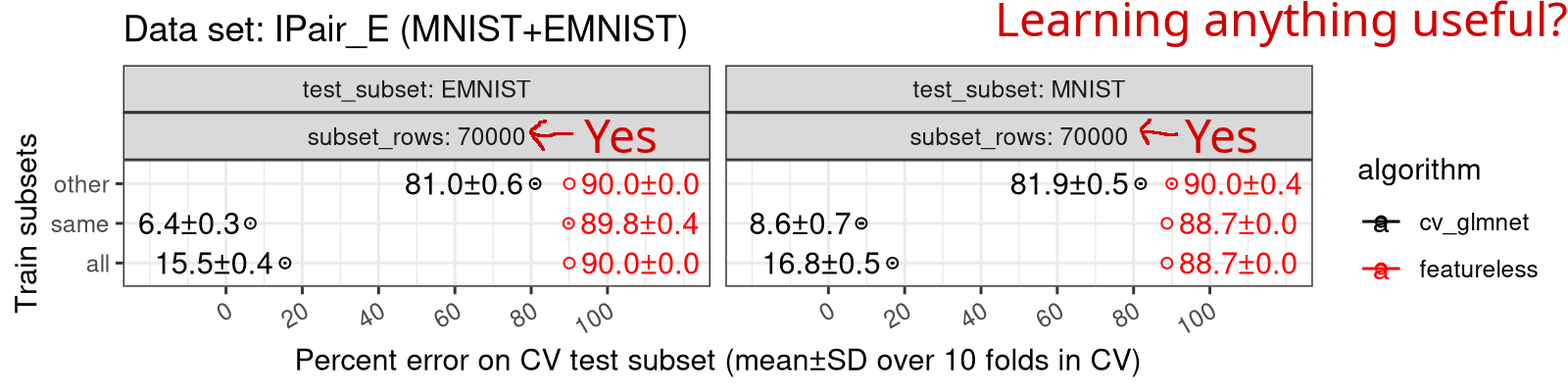
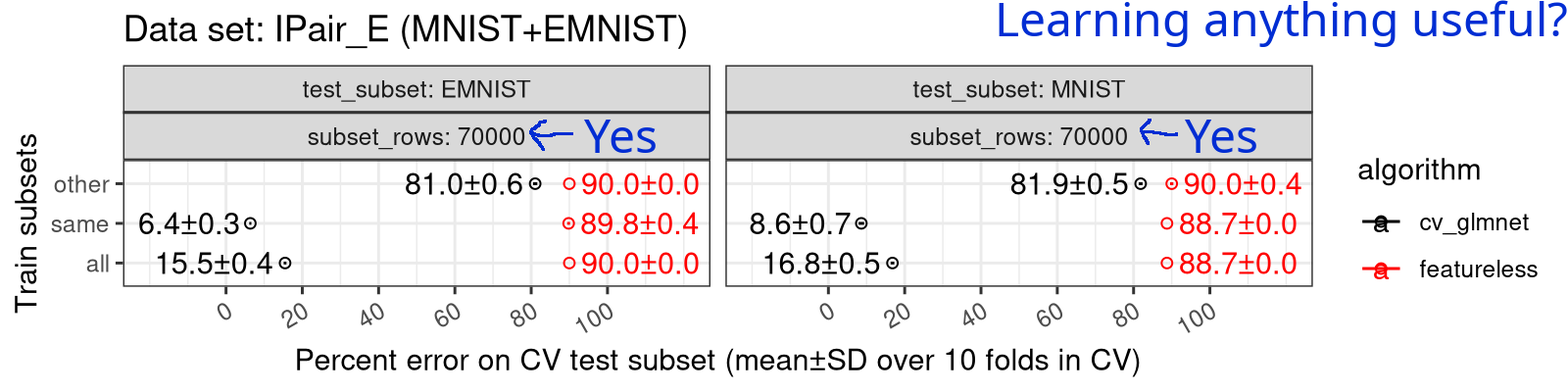
Comparing the layer stacks of the two 1568 × 392 images. Changes:
painted on "Learning anything useful?" over [998, 0, 1568, 48]
painted on "Yes #1" over [1184, 119, 1257, 153]
painted on "Yes" over [584, 119, 656, 153]
painted on "mask" over [529, 118, 1178, 151]
